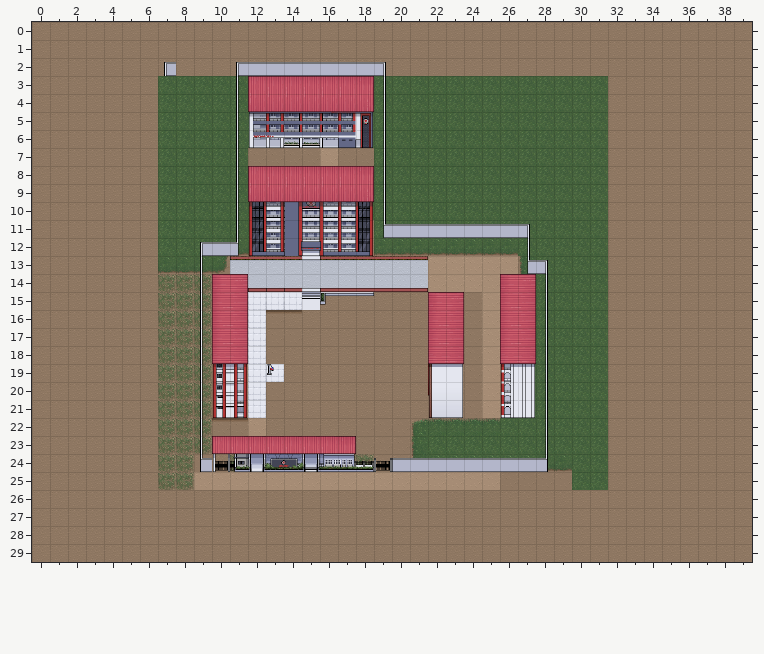
An edit to a level. Tiled map, assets/tiles/bsu-map.tmx. That is the earlier state.
Cells are 32x32 px. Shown: x 0..39, y 0..29. Tiles whose own drawing changed are shown in their newer look in all pictures.
And afterwards:
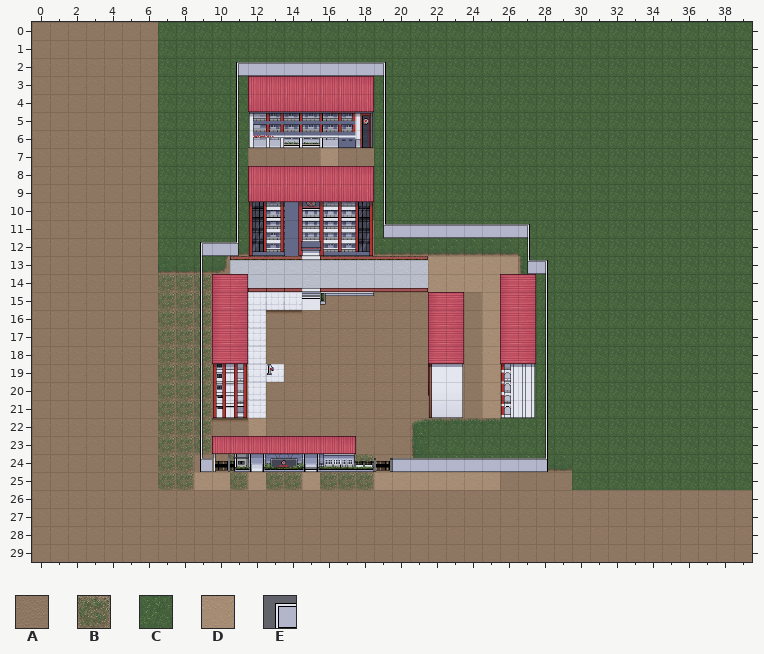
Key: from "map": A 74, B 76, C 78, D 109, E 118.
_ is an empty cell, . an unchanged one.
The exact change:
--- layer "WaALLLL"
@@ x 7..39 @@
- 0 AAAAAAAAAAAAAAAAAAAAAAAAAAAAAAAAA
- 1 AAAAAAAAAAAAAAAAAAAAAAAAAAAAAAAAA
- 2 AAAAAAAAAAAAAAAAAAAAAAAAAAAAAAAAA
- 3 .........................AAAAAAAA
- 4 .........................AAAAAAAA
- 5 .........................AAAAAAAA
- 6 .........................AAAAAAAA
- 7 .........................AAAAAAAA
- 8 .........................AAAAAAAA
- 9 .........................AAAAAAAA
-10 .........................AAAAAAAA
-11 .........................AAAAAAAA
-12 .........................AAAAAAAA
-13 .........................AAAAAAAA
-14 .........................AAAAAAAA
-15 .........................AAAAAAAA
-16 .........................AAAAAAAA
-17 .........................AAAAAAAA
-18 .........................AAAAAAAA
-19 .........................AAAAAAAA
-20 .........................AAAAAAAA
-21 .........................AAAAAAAA
-22 .........................AAAAAAAA
-23 .........................AAAAAAAA
-24 .........................AAAAAAAA
-25 .........................AAAAAAAA
+ 0 CCCCCCCCCCCCCCCCCCCCCCCCCCCCCCCCC
+ 1 CCCCCCCCCCCCCCCCCCCCCCCCCCCCCCCCC
+ 2 CCCCCCCCCCCCCCCCCCCCCCCCCCCCCCCCC
+ 3 .........................CCCCCCCC
+ 4 .........................CCCCCCCC
+ 5 .........................CCCCCCCC
+ 6 .........................CCCCCCCC
+ 7 .........................CCCCCCCC
+ 8 .........................CCCCCCCC
+ 9 .........................CCCCCCCC
+10 .........................CCCCCCCC
+11 .........................CCCCCCCC
+12 .........................CCCCCCCC
+13 .........................CCCCCCCC
+14 .........................CCCCCCCC
+15 .........................CCCCCCCC
+16 .........................CCCCCCCC
+17 .........................CCCCCCCC
+18 .........................CCCCCCCC
+19 .........................CCCCCCCC
+20 .........................CCCCCCCC
+21 .........................CCCCCCCC
+22 .........................CCCCCCCC
+23 .........................CCCCCCCC
+24 .........................CCCCCCCC
+25 .........................CCCCCCCC
--- layer "ground"
@@ x 11..18 @@
-25 D.DD.DDD
+25 B.BB.BBB
--- layer "buildings"
@@ x 7..7 @@
- 2 E
+ 2 _
Changed places in both pictures, as pixel boxes (x1, y1, x2, y2):
changed: (158, 22, 752, 490)
